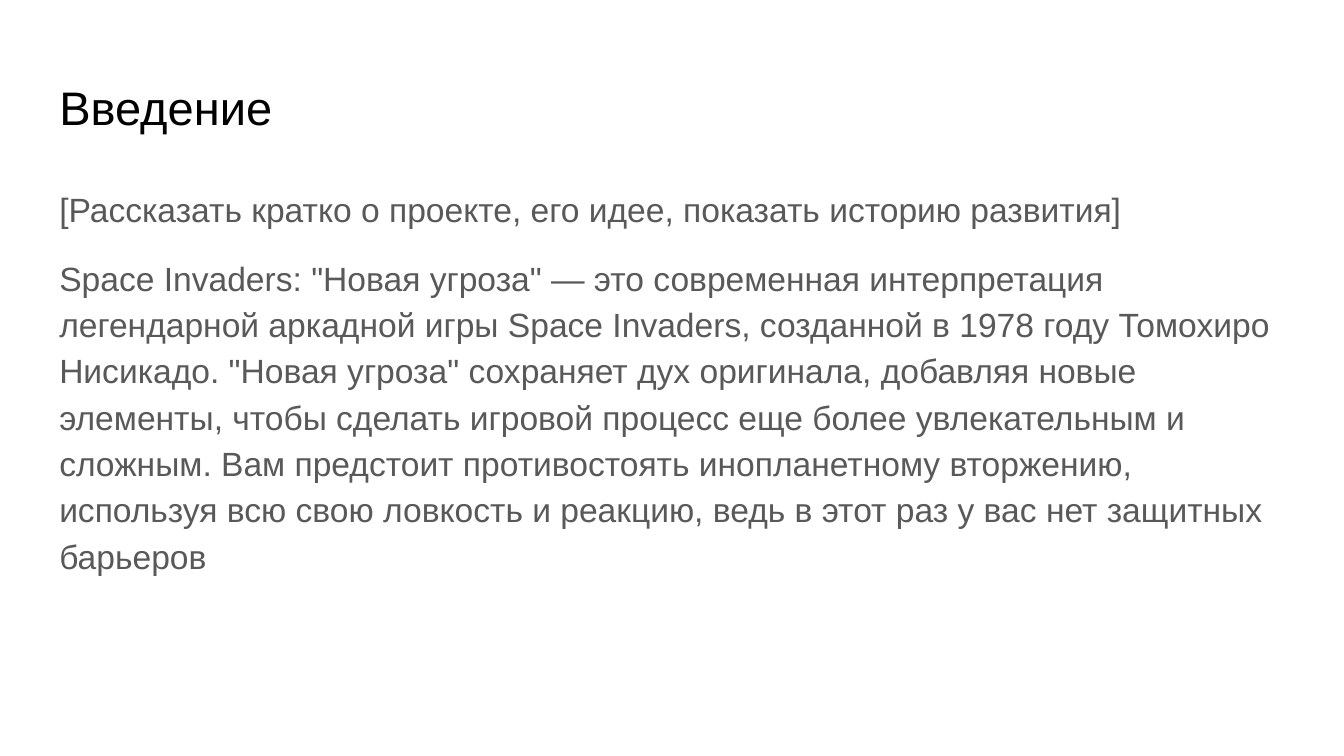
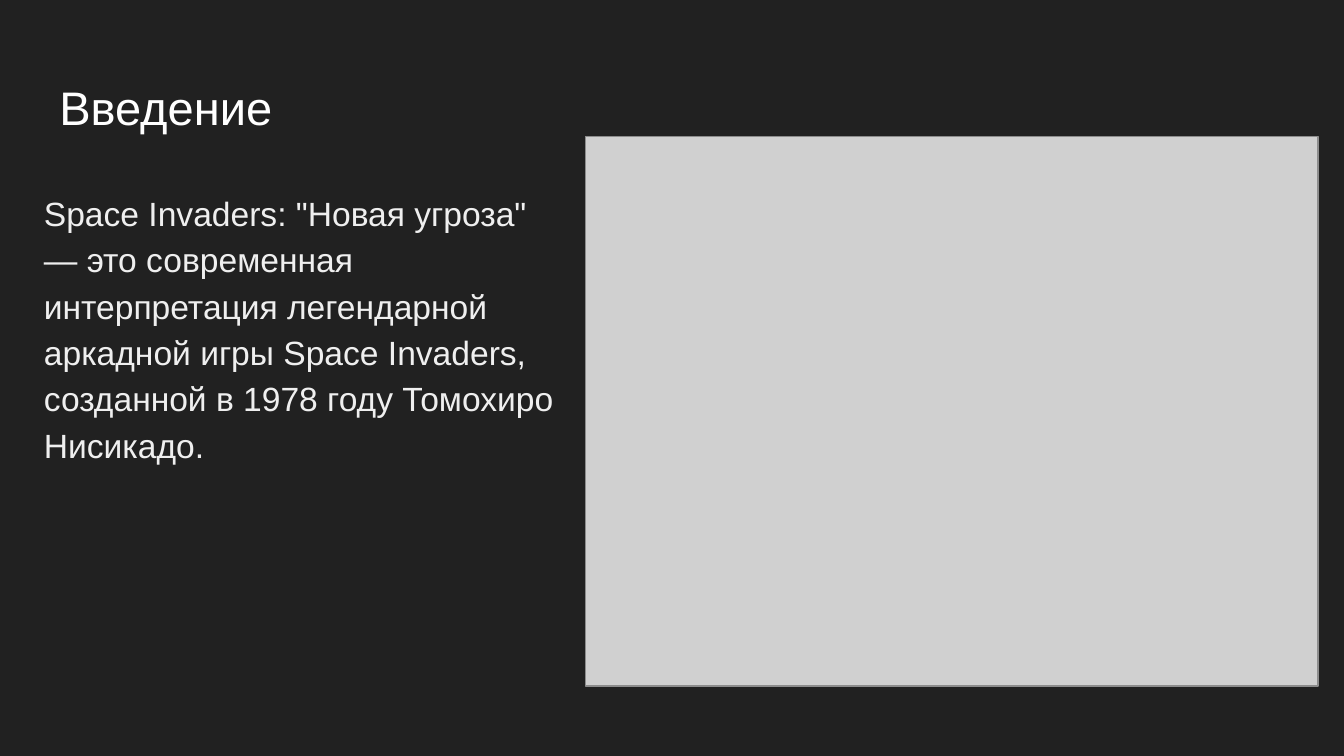
Before and after one commit to Tulishka/space_invaders_nt, a slide deck: slide 2 of docs/presentation.pptx. Drawn at 1344x756 pixels with LibreOffice and Linux fonts; fonts in the diff are those of the drawing; grey boxes stand for pictures. Boxes give left, top, right and bottom in pixels: in the first picture for what was removed or moved away, otherwise in the second. Text is boxed around its words. In the diff, an @@ line names an element or a change of style, - is before the commit and + after.

```diff
--- a/docs/presentation.pptx
+++ b/docs/presentation.pptx
@@ background #FFFFFF to #212121 @@
@@ title "Введение" at (59,92,272,134): text colour #000000 to #FFFFFF @@
@@ picture added at (585,136,1317,685) @@
@@ text at (44,201,553,464): text changed; text colour #595959 to #EFEFEF @@
-[Рассказать кратко о проекте, его идее, показать историю развития]
-Space Invaders: "Новая угроза" — это современная интерпретация легендарной аркадной игры Space Invaders, созданной в 1978 году Томохиро Нисикадо. "Новая угроза" сохраняет дух оригинала, добавляя новые элементы, чтобы сделать игровой процесс еще более увлекательным и сложным. Вам предстоит противостоять инопланетному вторжению, используя всю свою ловкость и реакцию, ведь в этот раз у вас нет защитных барьеров
+Space Invaders: "Новая угроза" — это современная интерпретация легендарной аркадной игры Space Invaders, созданной в 1978 году Томохиро Нисикадо.
```
Also in this commit, not shown: 3 other slides changed, 8 slides added, 9 slides removed.
